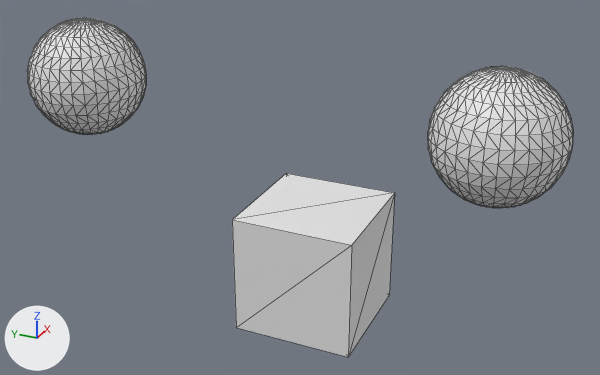
An edit to the COLLADA model Quetzal/Quetzal/Models/ModelCol/ls.dae, drawn before and after from the same camera.
One viewpoint serves both versions: a 50 mm camera at (-11.18, -4.74, 7.86) aimed at (0.13, 0.35, 2.21). The axes (+X, +Y, +Z) are drawn at lower left. The lights are the same throughout. Mesh edges are drawn as thin lines.

Script lines for the objects in view, before the commit:
```python
me_cube = bpy.data.meshes.new('Cube')
me_cube.from_pydata(...)  # a box spanning x -1.0..1.0, y -1.0..1.0, z -1.0..1.0
me_cube.materials.append(mat_material)  # white #e7e7e7
me_sphere = bpy.data.meshes.new('Sphere')
me_sphere.from_pydata(...)  # a UV sphere (32 segments, 16 rings, poles along z) spanning x -1.0..1.0, y -1.0..1.0, z -1.0..1.0
me_sphere_001 = bpy.data.meshes.new('Sphere.001')
me_sphere_001.from_pydata(...)  # a UV sphere (32 segments, 16 rings, poles along z) spanning x -1.0..1.0, y -1.0..1.0, z -1.0..1.0
ob_cube = bpy.data.objects.new('Cube', me_cube)
ob_cube.location = (0.0, 0.0, 1.0)
ob_sphere = bpy.data.objects.new('Sphere', me_sphere)
ob_sphere.location = (0.0, 4.31, 3.63)
ob_sphere_001 = bpy.data.objects.new('Sphere.001', me_sphere_001)
ob_sphere_001.location = (0.0, -2.79, 3.63)
```
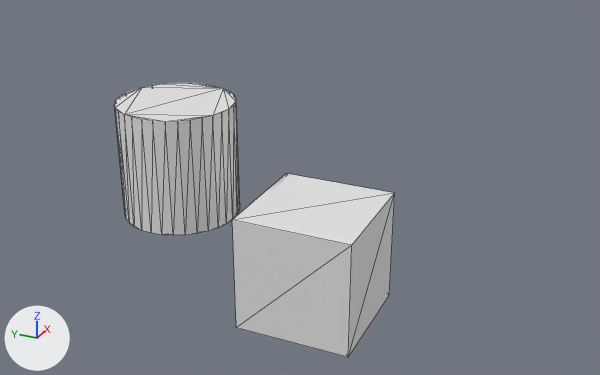
Edits to the bpy script that builds the scene:
```text
Add me_cylinder:
    me_cylinder.from_pydata(...)  # a 32-sided cylinder along z spanning x -1.0..1.0, y -1.0..1.0, z -1.0..1.0
Remove ob_sphere_001:
    ob_sphere_001 = bpy.data.objects.new('Sphere.001', me_sphere_001)
    ob_sphere_001.location = (0.0, -2.79, 3.63)
Remove ob_sphere:
    ob_sphere = bpy.data.objects.new('Sphere', me_sphere)
    ob_sphere.location = (0.0, 4.31, 3.63)
Add ob_cylinder:
    ob_cylinder = bpy.data.objects.new('Cylinder', me_cylinder)
    ob_cylinder.location = (0.0, 2.55, 2.43)
```

Where the change shows, as pixel boxes (x1, y1, x2, y2) in the pictures (600 x 375 px):
'Cylinder', added: after (114, 83, 240, 236)
'Sphere.001', deleted: before (428, 66, 573, 208)
'Sphere', deleted: before (27, 18, 146, 135)
